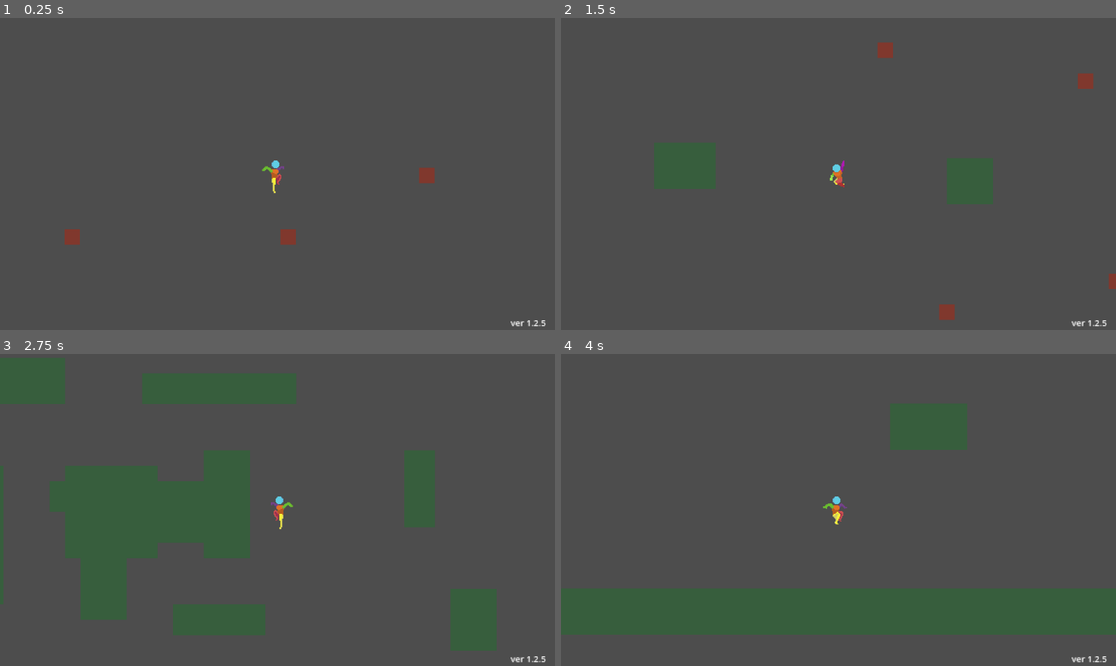
Above: before the commit, frames 1-4 (two rows, left to right).
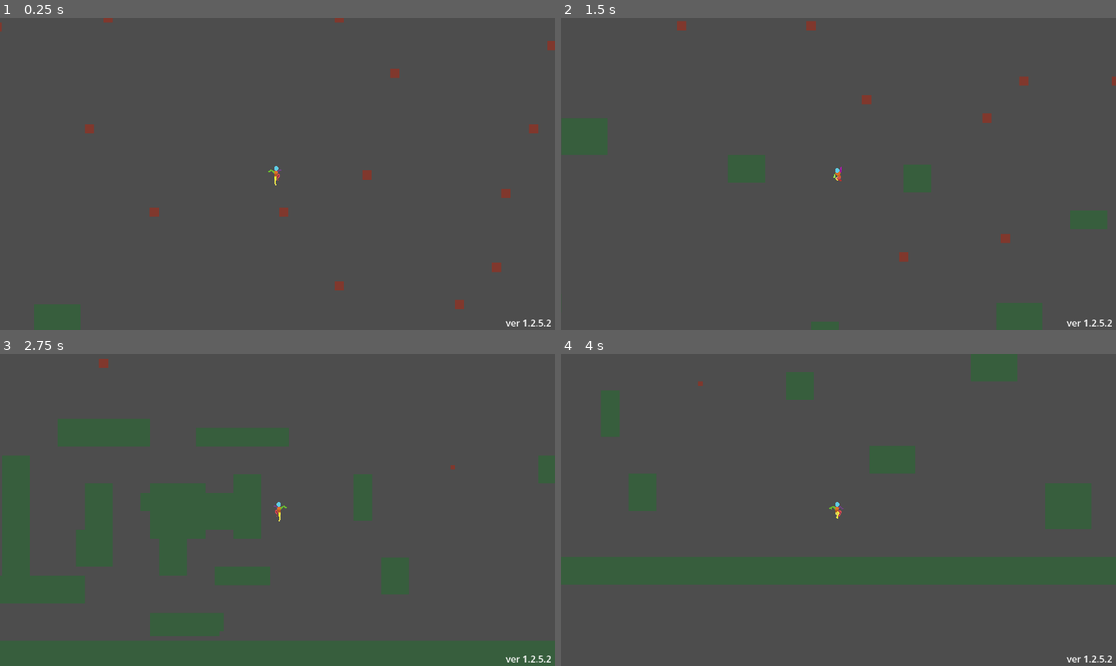
Above: after the commit, the same moments.

Repository: oliver6312/platforming
Game: Godot game, scene res://Scenes/PrototypeLevel.tscn
Two runs of this game, one before a commit and one after it. Both use one fixed random seed, a clock stepped at 60 frames per second and the inputs below.
Inputs (mouse positions are in pixels of both pictures, inside the frame that each line leads up to):
- Up to frame 1 (0.25 s): no input
- Up to frame 2 (1.5 s): move the mouse to (960, 158) at 0.52 s; hold Right (ui_right) from 0.53 s (still down); click (960, 158) at 0.6 s; tap Up (jump) at 0.77 s; move the mouse to (727, 189) at 1.27 s; tap Space (dash) at 1.35 s
- Up to frame 3 (2.75 s): tap Up (jump) at 1.52 s; move the mouse to (333, 441) at 2.02 s; release Right (ui_right) at 2.03 s; hold Left (ui_left) from 2.03 s (still down); click (333, 441) at 2.1 s
- Up to frame 4 (4 s): move the mouse to (810, 572) at 2.77 s; release Left (ui_left) at 2.78 s; hold Right (ui_right) from 2.78 s (still down); tap Space (dash) at 2.85 s; tap Up (jump) at 3.02, 3.77 s; move the mouse to (1005, 556) at 3.52 s; click (1005, 556) at 3.6 s

The runs differ from the first frame. In frame 1, 1.2% of the frame differs, in the area x 0-100%, y 0-99%; in frame 2, 1.1%; in frame 3, 0.3%; in frame 4, 0.3%.

Commit message:
update 1.2.5.2

Diff:
--- a/Scenes/PrototypeLevel.tscn
+++ b/Scenes/PrototypeLevel.tscn
@@ -230,11 +230,10 @@
 [node name="PlayerCharacter" parent="." unique_id=1078641646 instance=ExtResource("2_jfle5")]
 position = Vector2(13, -64)
 
-[node name="Label" type="Label" parent="PlayerCharacter" unique_id=693540110]
-offset_left = 242.0
-offset_top = 148.0
-offset_right = 287.0
-offset_bottom = 171.0
-theme_override_font_sizes/font_size = 9
-text = "ver 1.2.5"
+[node name="Label" type="Label" parent="PlayerCharacter" unique_id=1055543624]
+offset_left = 395.0
+offset_top = 246.0
+offset_right = 461.0
+offset_bottom = 269.0
+text = "ver 1.2.5.2"
 metadata/_edit_use_anchors_ = true
--- a/project.godot
+++ b/project.godot
@@ -14,6 +14,12 @@
 run/main_scene="uid://cgvqnpejgtacw"
 config/features=PackedStringArray("4.6", "Forward Plus")
 config/icon="res://icon.svg"
+
+[display]
+
+window/size/viewport_width=1920
+window/size/viewport_height=1080
+window/size/mode=4
 
 [global_group]
 
@@ -42,6 +48,7 @@
 "events": [Object(InputEventKey,"resource_local_to_scene":false,"resource_name":"","device":-1,"window_id":0,"alt_press …(195 unchanged characters)…
 , Object(InputEventKey,"resource_local_to_scene":false,"resource_name":"","device":-1,"window_id":0,"alt_pressed":false …(183 unchanged characters)…
 , Object(InputEventJoypadButton,"resource_local_to_scene":false,"resource_name":"","device":-1,"button_index":0,"pressure":0.0,"pressed":true,"script":null)
+, Object(InputEventJoypadButton,"resource_local_to_scene":false,"resource_name":"","device":-1,"button_index":1,"pressure":0.0,"pressed":true,"script":null)
 ]
 }
 dash={
@@ -59,6 +66,8 @@
 attack={
 "deadzone": 0.2,
 "events": [Object(InputEventJoypadButton,"resource_local_to_scene":false,"resource_name":"","device":-1,"button_index":2,"pressure":0.0,"pressed":true,"script":null)
+, Object(InputEventJoypadButton,"resource_local_to_scene":false,"resource_name":"","device":-1,"button_index":2,"pressure":0.0,"pressed":true,"script":null)
+, Object(InputEventMouseButton,"resource_local_to_scene":false,"resource_name":"","device":-1,"window_id":0,"alt_pressed":false,"shift_pressed":false,"ctrl_pressed":false,"meta_pressed":false,"button_mask":0,"position":Vector2(0, 0),"global_position":Vector2(0, 0),"factor":1.0,"button_index":1,"canceled":false,"pressed":false,"double_click":false,"script":null)
 ]
 }
 
Not shown, changed: EXEexport/Platforming.pck
Not shown, changed: HTMLexport/Platforming.html
Not shown, changed: HTMLexport/Platforming.pck
